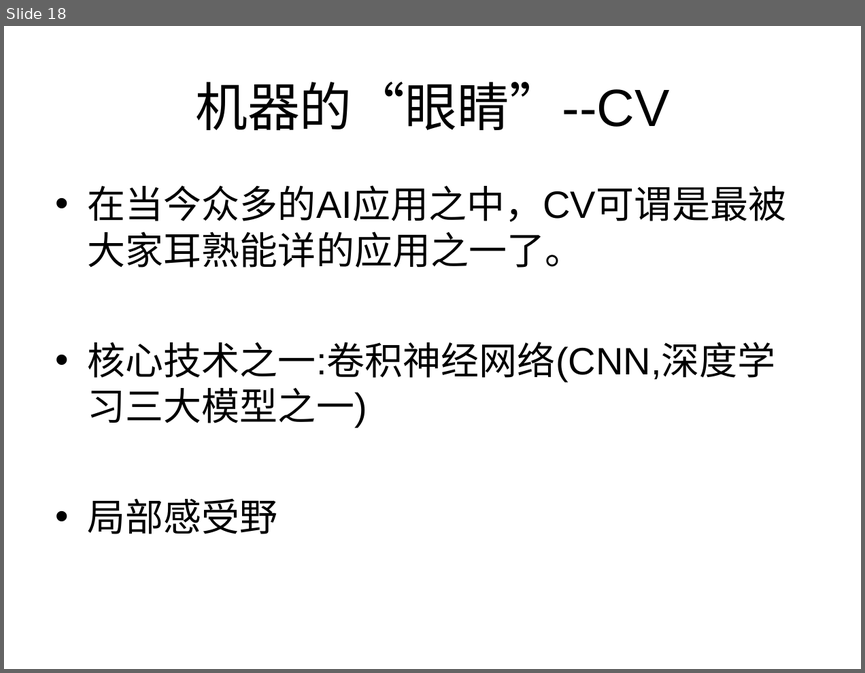
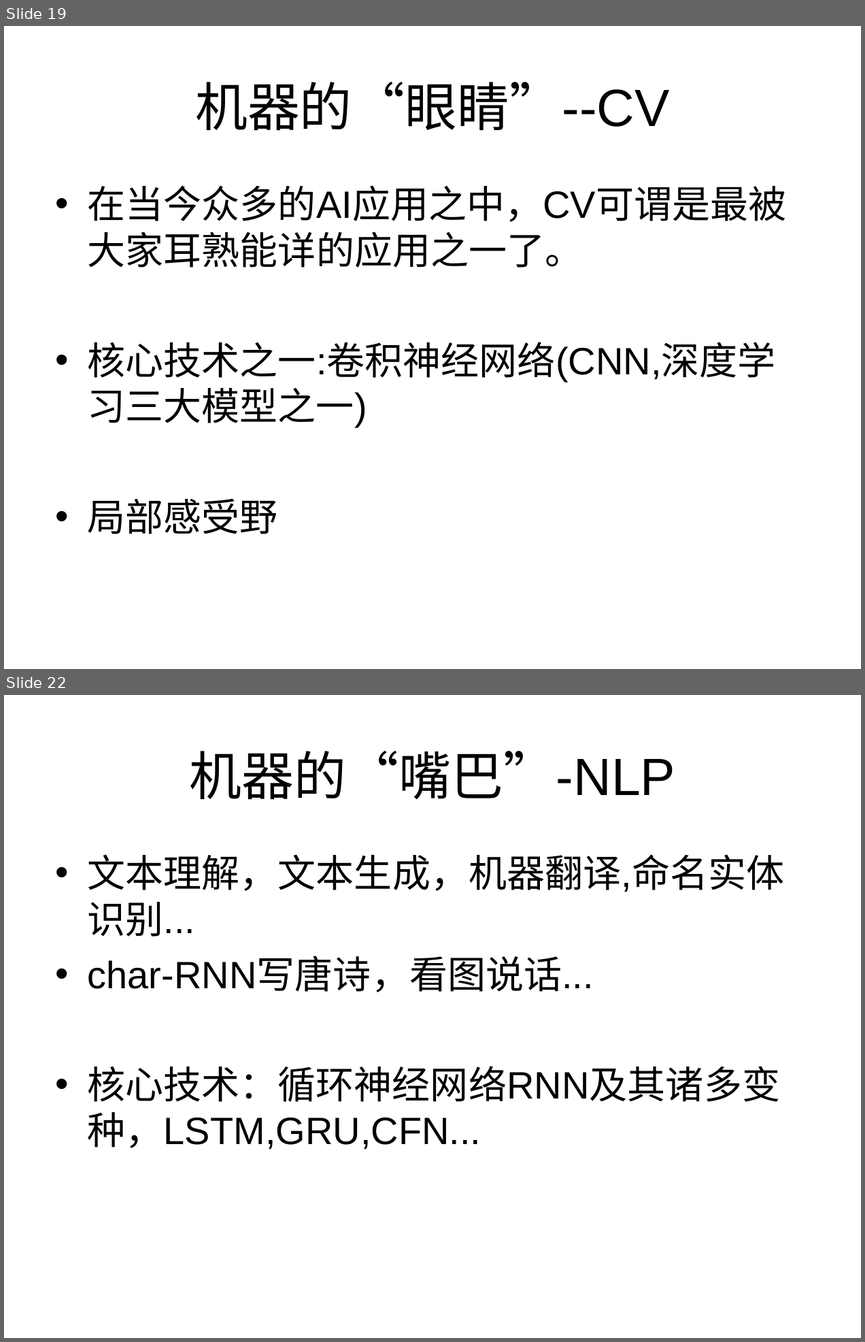
Before and after one commit to zhijie-ai/RL, a slide deck: rl-rec-practice/topk/code/AI的过去现在及未来.ppt. Shown one above the other, each under a label of ours: slide 18 before the commit, slides 19 and 22 after it; the slides between them are not shown. The pictures are 865x673 and 865x1342 pixels, drawn with LibreOffice and Linux fonts; fonts in the diff are those of the drawing. Boxes give left, top, right and bottom in pixels: in the first picture for what was removed or moved away, otherwise in the second. Text is boxed around its words. In the diff, an @@ line names an element or a change of style, - is before the commit and + after.

```diff
--- a/rl-rec-practice/topk/code/AI的过去现在及未来.ppt
+++ b/rl-rec-practice/topk/code/AI的过去现在及未来.ppt
@@ slide 22 added at (4,695,861,1338), background #FFFFFF @@
@@ title added at (189,751,675,799), 44 pt, text #000000 @@
+机器的“嘴巴”-NLP
@@ text added at (88,854,785,1149), 32 pt, text #000000 @@
+• 文本理解，文本生成，机器翻译,命名实体识别...
+• char-RNN写唐诗，看图说话...
+• 核心技术：循环神经网络RNN及其诸多变种，LSTM,GRU,CFN...
@@ what was slide 18 is now slide 19 @@
```
Also in this commit, not shown: 8 slides changed, 18 other slides added, 1 slide removed, 8 other files.
